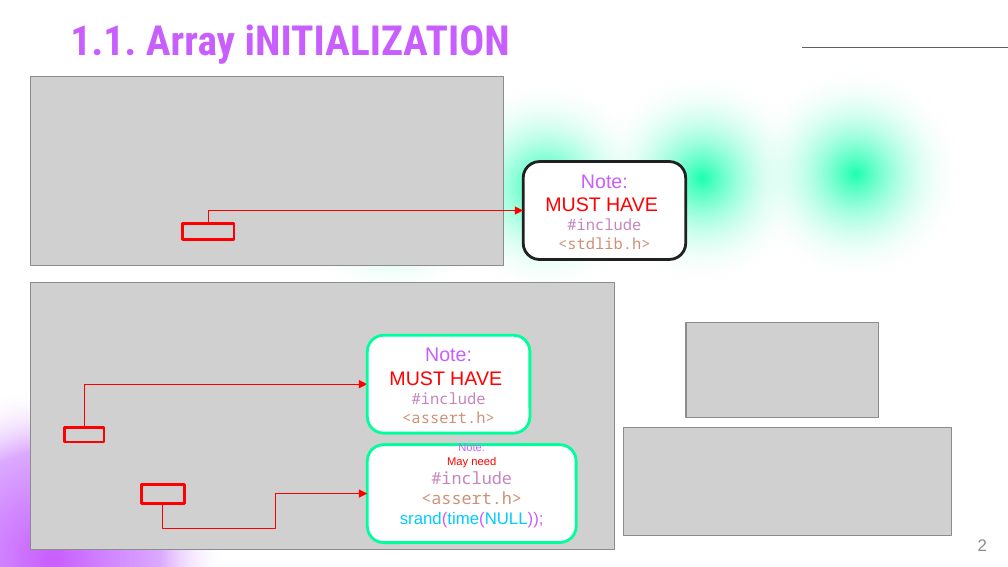
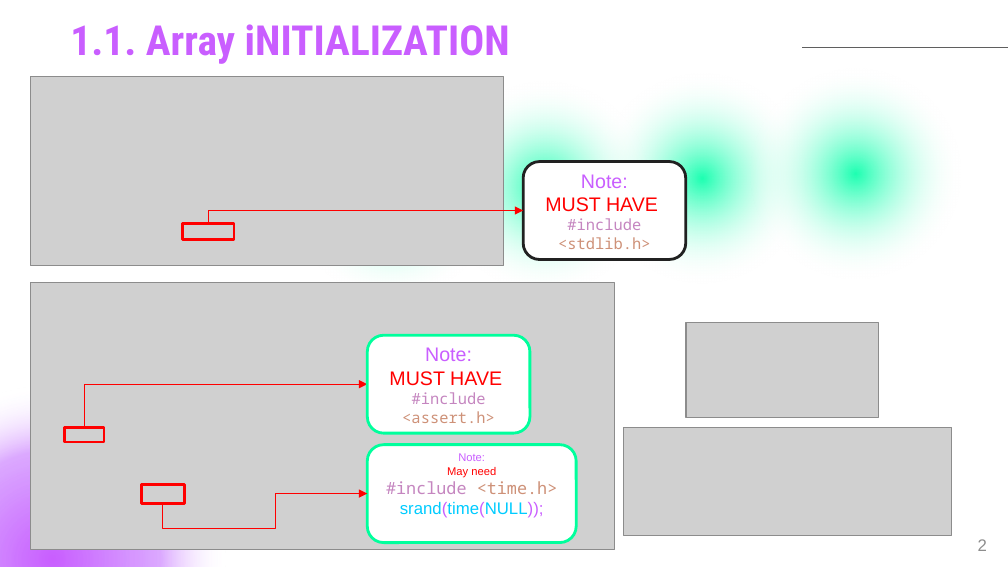
Before and after one commit to neko941/VGU-CA, a slide deck: slide 2 of CSE2021 - Programming 1/2022-10-09/2022-10-09.pptx. Drawn at 1008x567 pixels with LibreOffice and Linux fonts; fonts in the diff are those of the drawing; grey boxes stand for pictures. Boxes give left, top, right and bottom in pixels: in the first picture for what was removed or moved away, otherwise in the second. Text is boxed around its words. In the diff, an @@ line names an element or a change of style, - is before the commit and + after.

```diff
--- a/CSE2021 - Programming 1/2022-10-09/2022-10-09.pptx
+++ b/CSE2021 - Programming 1/2022-10-09/2022-10-09.pptx
@@ text in rounded rectangle at <box>386,467,558,494</box>: text changed; text colour #CE9178 to #C586C0 @@
-May need
-#include <assert.h>
+May need
+#include <time.h>
```
Also in this commit, not shown: 1 other slide changed, 8 other files.
